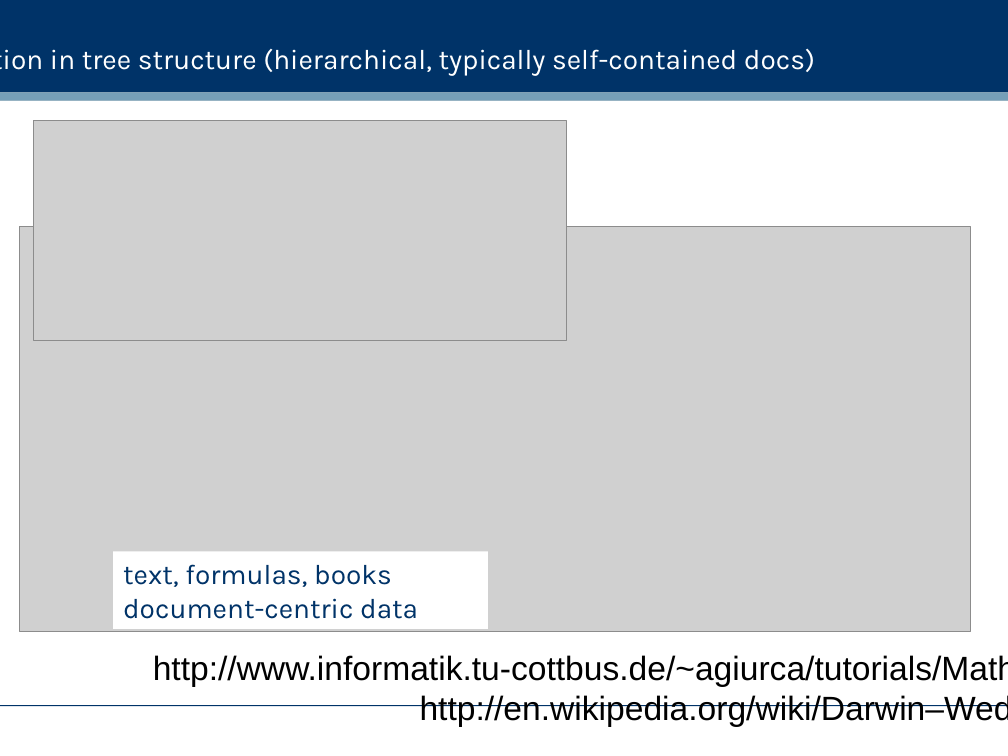
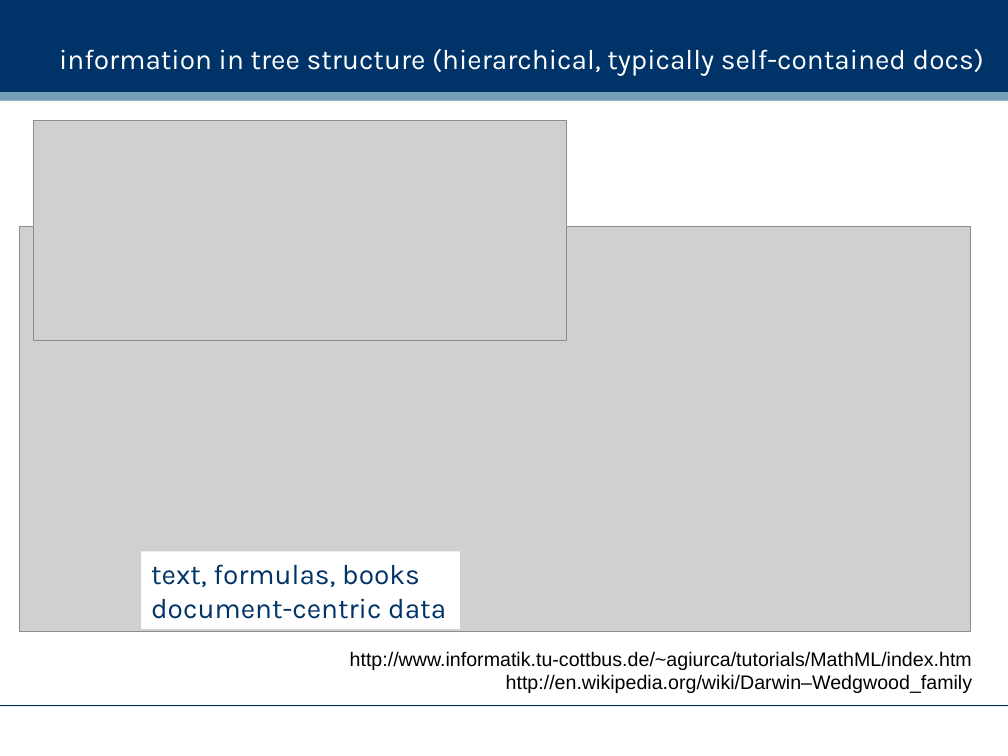
Before and after one commit to dreamind/ix, a slide deck: slide 5 of lectures/representing-data/xml.ppt. Drawn at 1008x756 pixels with LibreOffice and Linux fonts; fonts in the diff are those of the drawing; grey boxes stand for pictures; background and template pictures are left out. Boxes give left, top, right and bottom in pixels: in the first picture for what was removed or moved away, otherwise in the second. Text is boxed around its words. In the diff, an @@ line names an element or a change of style, - is before the commit and + after.

```diff
--- a/lectures/representing-data/xml.ppt
+++ b/lectures/representing-data/xml.ppt
@@ text "information in tree structure (hierarchical, ..." rewrapped from (50,49,815,76) to (59,49,984,76) @@
@@ rectangle "text, formulas, books document-centric data": place and size @@
-rectangle "text, formulas, books document-centric data" at (113,551,488,629)
+rectangle "text, formulas, books document-centric data" at (141,551,460,629)
@@ text "http://www.informatik.tu-cottbus.de/~agiurca/tutorials/MathM ...": place and size @@
-text "http://www.informatik.tu-cottbus.de/~agiurca/tutorials/MathM ..." at (153,655,1008,727)
+text "http://www.informatik.tu-cottbus.de/~agiurca/tutorials/MathM ..." at (350,651,972,693)
@@ text "http://www.informatik.tu-cottbus.de/~agiurca/tutorials/MathM ..." at (350,651,972,693): size 24 to 14 pt @@
```
Also in this commit, not shown: 2 other slides changed, 16 other files.
